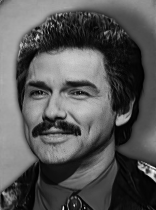
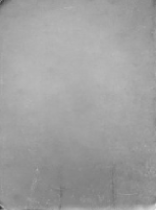
Layer changes from the first (156, 210) image to the second:
hid "Layer 13" over [0, 10, 156, 210]
